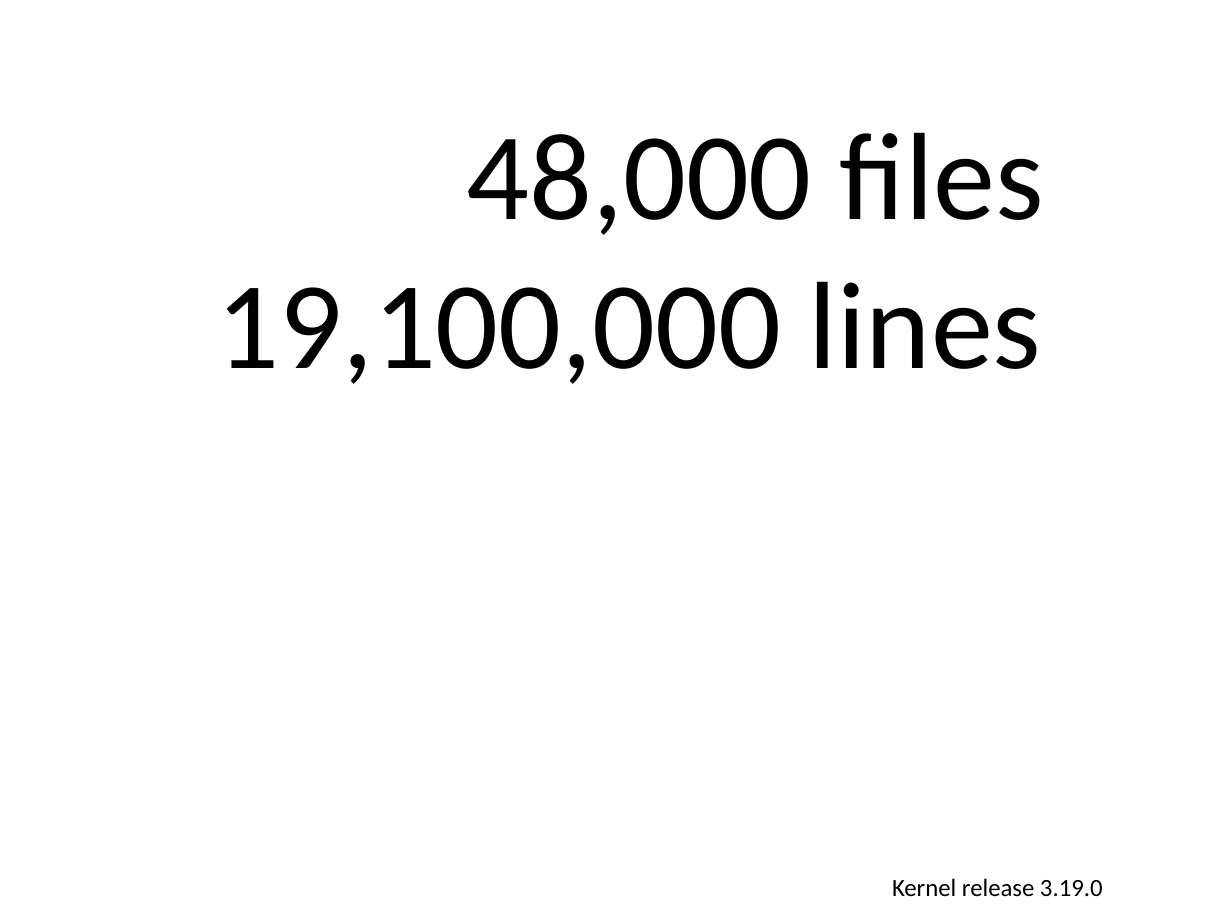
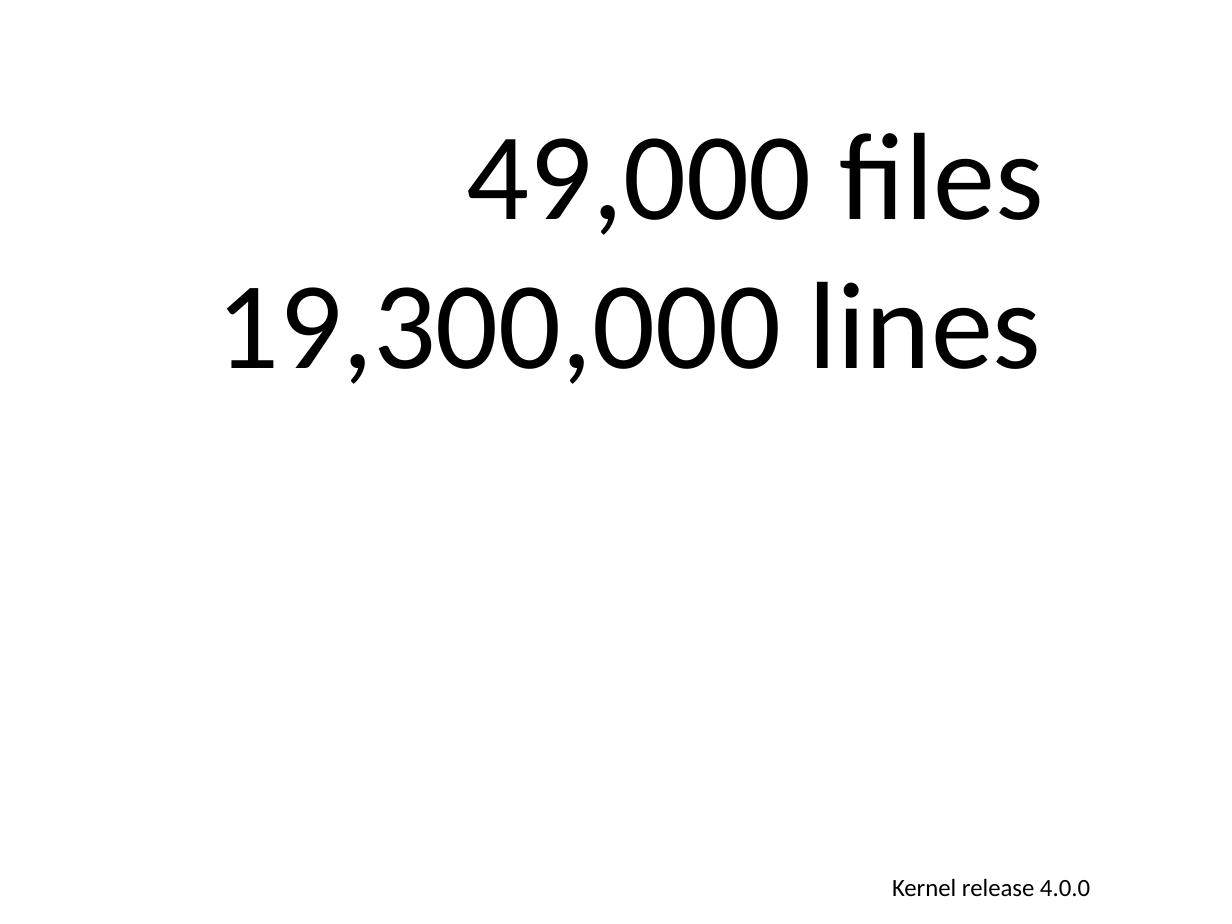
Before and after one commit to gregkh/kernel-development, a slide deck: slide 2 of kernel-development.odp. Drawn at 1232x924 pixels with LibreOffice and Linux fonts; fonts in the diff are those of the drawing. Boxes give left, top, right and bottom in pixels: in the first picture for what was removed or moved away, otherwise in the second. Text is boxed around its words. In the diff, an @@ line names an element or a change of style, - is before the commit and + after.

Commit message:
updates for 4.0 kernel

```diff
--- a/kernel-development.odp
+++ b/kernel-development.odp
@@ text at <box>217,132,1044,384</box>: text changed @@
-48,000 files
-19,100,000 lines
+49,000 files
+19,300,000 lines
@@ text at <box>892,878,1090,896</box>: text changed @@
-Kernel release 3.19.0
+Kernel release 4.0.0
```
Also in this commit, not shown: 8 other slides changed, 1 other file.
